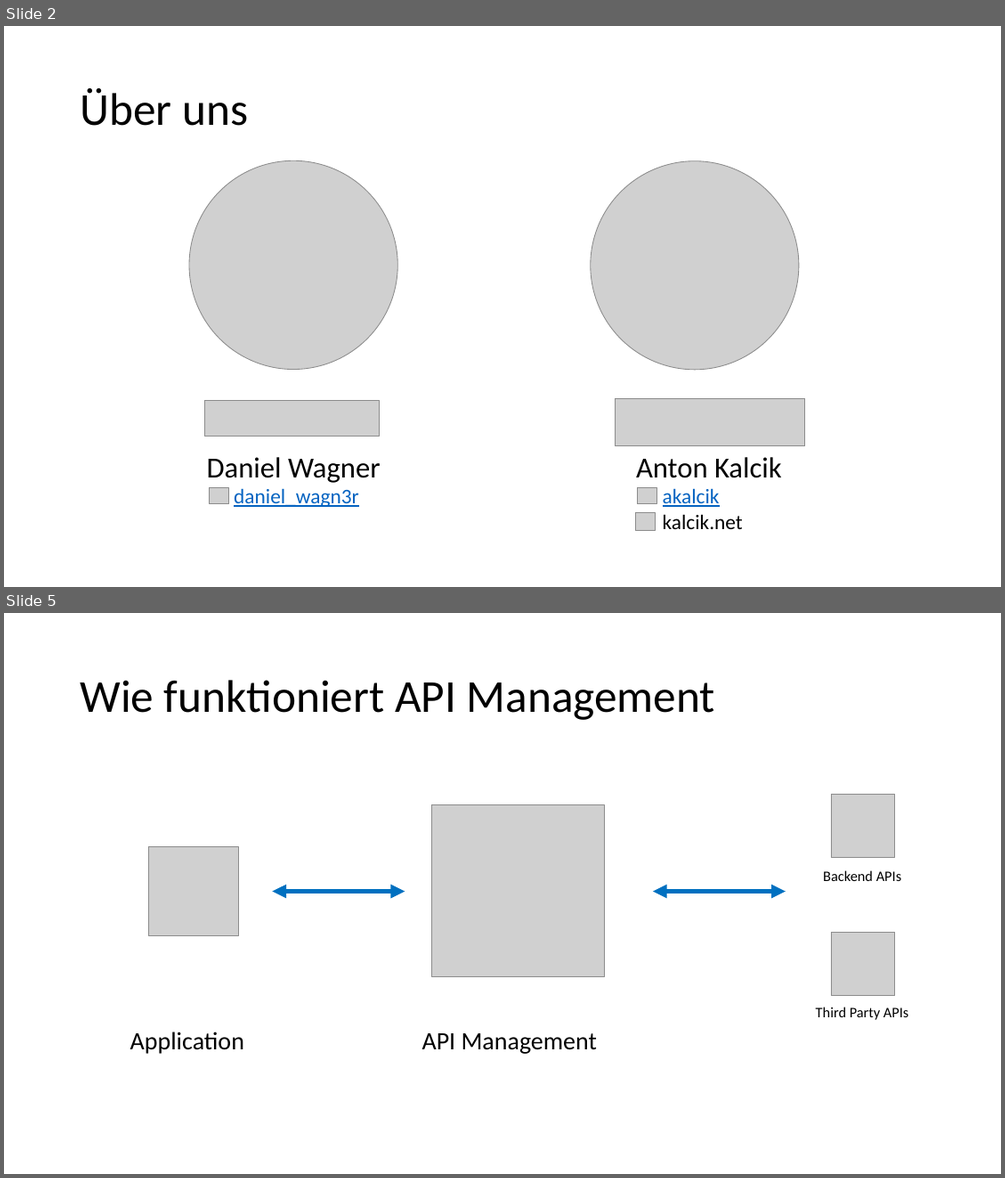
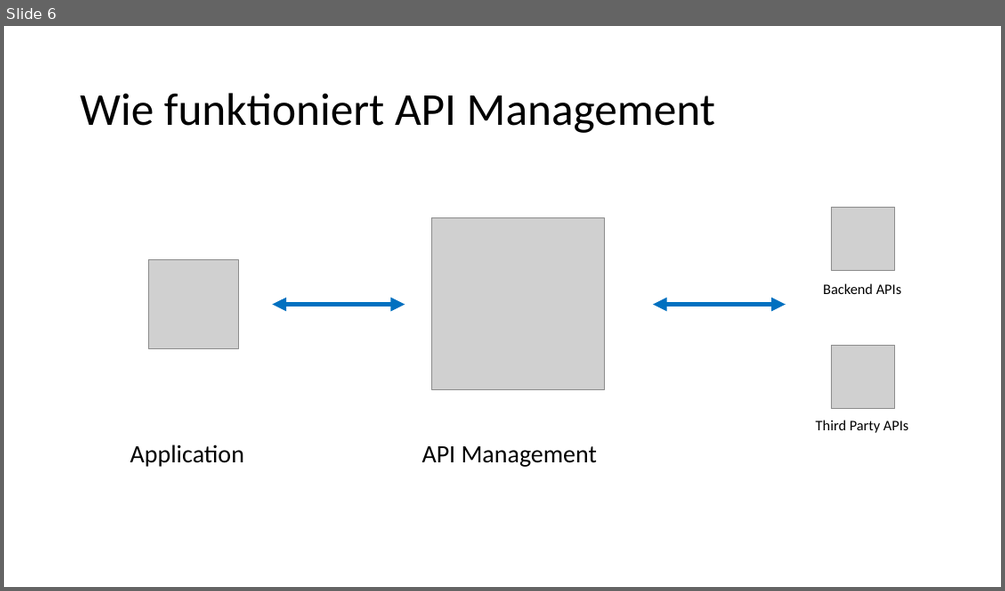
Before and after one commit to danielwagn3r/apimgmt-workshop, a slide deck: API Gateway.pptx. Shown one above the other, each under a label of ours: slides 2 and 5 before the commit, slide 6 after it; the slides between them are not shown. The pictures are 1005x1178 and 1005x591 pixels, drawn with LibreOffice and Linux fonts; fonts in the diff are those of the drawing; grey boxes stand for pictures. Boxes give left, top, right and bottom in pixels: in the first picture for what was removed or moved away, otherwise in the second. Text is boxed around its words. In the diff, an @@ line names an element or a change of style, - is before the commit and + after.

```diff
--- a/API Gateway.pptx
+++ b/API Gateway.pptx
@@ slide 2 removed at bbox=[4, 26, 1001, 587], background #FFFFFF @@
@@ title removed at bbox=[80, 88, 248, 126] @@
-Über uns
@@ picture removed at bbox=[189, 160, 398, 370] @@
@@ picture removed at bbox=[591, 161, 799, 370] @@
@@ picture removed at bbox=[615, 398, 806, 446] @@
@@ picture removed at bbox=[204, 401, 380, 436] @@
@@ text removed at bbox=[207, 457, 380, 483] @@
-Daniel Wagner
@@ text removed at bbox=[636, 457, 782, 478] @@
-Anton Kalcik
@@ picture removed at bbox=[210, 488, 229, 505] @@
@@ text removed at bbox=[234, 488, 359, 507] @@
-daniel_wagn3r
@@ picture removed at bbox=[638, 488, 657, 505] @@
@@ text removed at bbox=[663, 488, 720, 507] @@
-akalcik
@@ picture removed at bbox=[636, 513, 655, 530] @@
@@ text removed at bbox=[663, 514, 743, 529] @@
-kalcik.net
@@ what was slide 5 is now slide 6 @@
```
Also in this commit, not shown: 8 slides changed, 22 slides added, 1 other slide removed, 1 other file.
